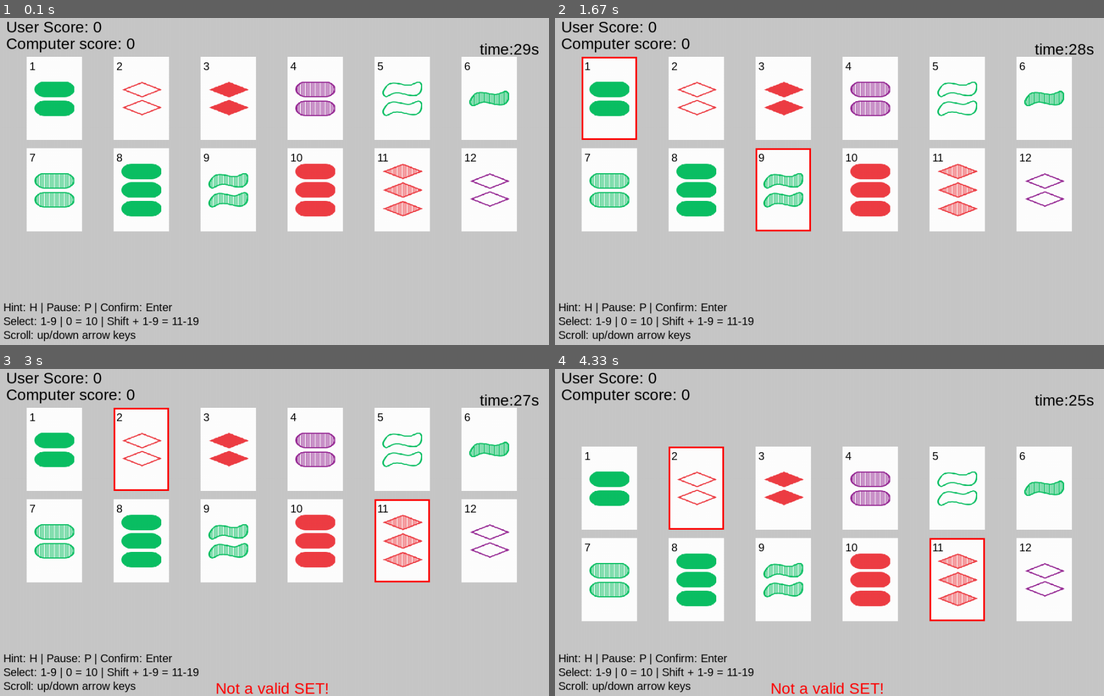
Above: before the commit, frames 1-4 (two rows, left to right).
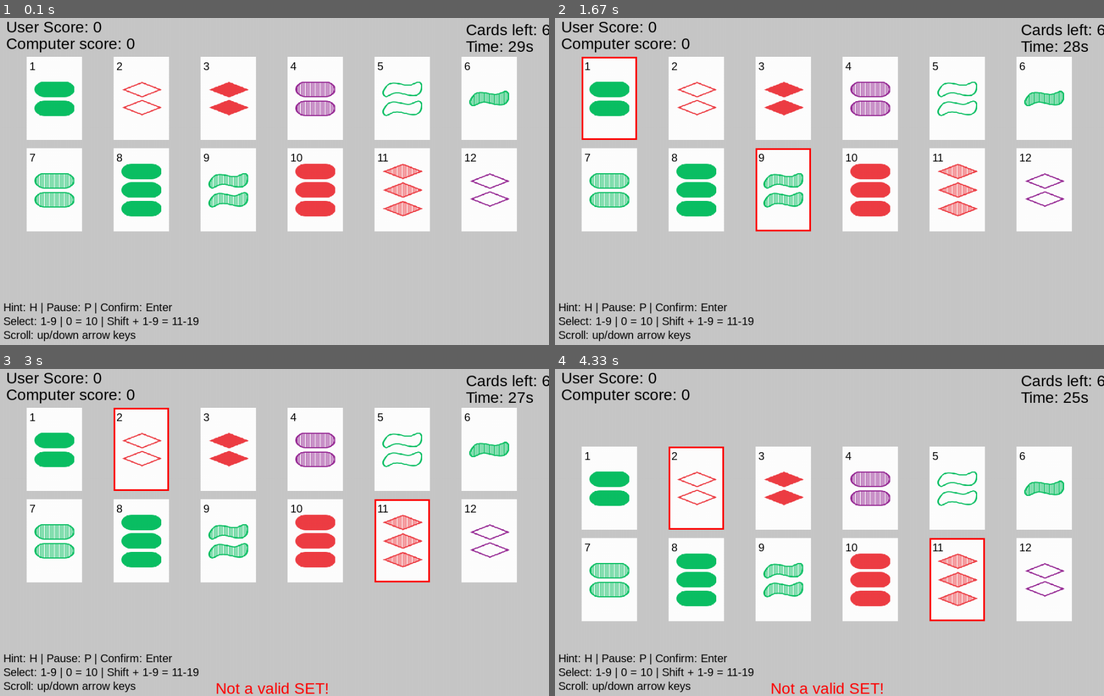
Above: after the commit, the same moments.

Repository: MifiLoiz/Sett
Game: pygame game, started from set_pygame.py
Same seed, same stepped clock (60 frames per second), same inputs: the game is played once before the commit and once after it.
Inputs:
- Up to frame 1 (0.1 s): no input
- Up to frame 2 (1.67 s): tap Enter at 0.33 s; click "9" at 0.72 s; tap Space at 1 s; click "1" at 1.38 s
- Up to frame 3 (3 s): click "10" at 1.72 s; click "2" at 2.05 s; click "11" at 2.38 s
- Up to frame 4 (4.33 s): hold Down 3.17-3.63 s; hold Up 3.67-4.03 s; hold Down from 4.07 s (still down)

The runs differ from the first frame. In frame 1, 0.5% of the frame differs, in the area x 84-100%, y 1-12%; in frame 2, 0.5%; in frame 3, 0.5%; in frame 4, 0.5%.

Commit message:
added card counter feature

Diff:
--- a/set_pygame.py
+++ b/set_pygame.py
@@ -85,7 +85,8 @@
         #draws current score and timer on top left corner
         self.draw_text(f"User Score: {self.user_score}", 20, 10, self.font) #draws user score on top left corner
         self.draw_text(f"Computer score: {self.computer_score}", 20, 40, self.font) #draws computer score below user score
-        self.draw_text(f"time:{int(self.time_remaining)}s", DISPLAY_WIDTH - 125, 50, self.font, (255,0,0)) #draws timer on top right corner
+        self.draw_text(f"Time: {int(self.time_remaining)}s", DISPLAY_WIDTH - 150, 45, self.font, (255,0,0)) #draws timer on top right corner
+        self.draw_text(f"Cards left: {int(len(self.deck))}", DISPLAY_WIDTH - 150, 15, self.font)
 
         #shows pause
         if self.paused:
